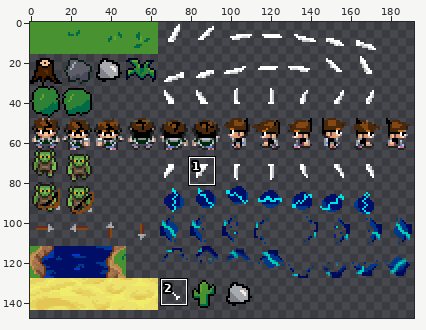
Edited in one commit: sprite sheet (game/img/smallsprites.png). The first picture is a wide view before the edit; the outline marks the close-up.
Close-up. Before:
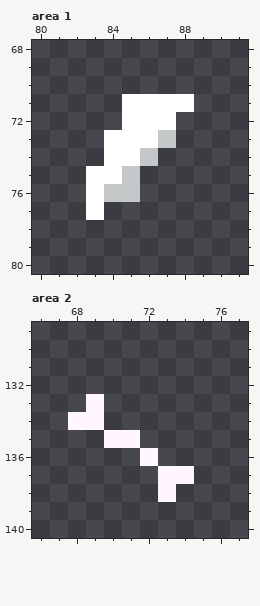
The file is 192x192 pixels. Pixels under 10% opacity are left out. Colours within 5 levels of each other are drawn and written as one. Shown: area 1: x 80..91, y 68..80; area 2: x 66..77, y 129..140. The wide view leaves out empty margins. The commit also changed other parts of the picture, which this record leaves out.
The same view after the edit:
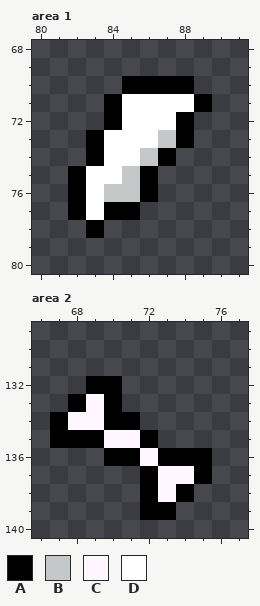
Palette (. is transparent): A #000000  B #c4c8c8  C #fff6ff  D #ffffff
The exact change:
Area 1:
y 70: x 85..88 .... -> AAAA
y 71: x 84 . -> A; x 89 . -> A
y 72: x 84 . -> A; x 88 . -> A
y 73: x 83 . -> A; x 88 . -> A
y 74: x 83 . -> A; x 87 . -> A
y 75..76: x 82 . -> A; x 86 . -> A
y 77: x 82 . -> A; x 84..85 .. -> AA
y 78: x 83 . -> A
Area 2:
y 132: x 69..70 .. -> AA
y 133: x 68 . -> A; x 70 . -> A
y 134: x 67 . -> A; x 70..71 .. -> AA
y 135: x 67..69 ... -> AAA; x 72 . -> A
y 136: x 70..71 .. -> AA; x 73..75 ... -> AAA
y 137: x 72 . -> A; x 75 . -> A
y 138: x 72 . -> A; x 74 . -> A
y 139: x 72..73 .. -> AA
Boxes around the changes in both close-ups, in picture pixels (x1, y1, x2, y2):
added: (68, 76, 212, 238)
added: (50, 376, 212, 520)
